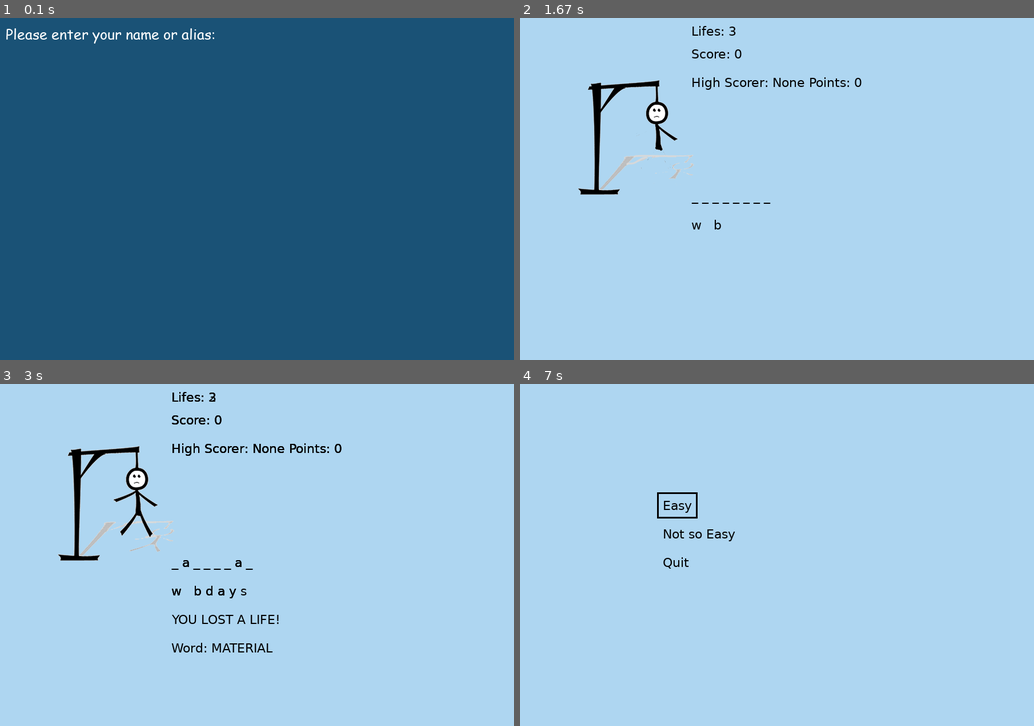
Above: before the commit, frames 1-4 (two rows, left to right).
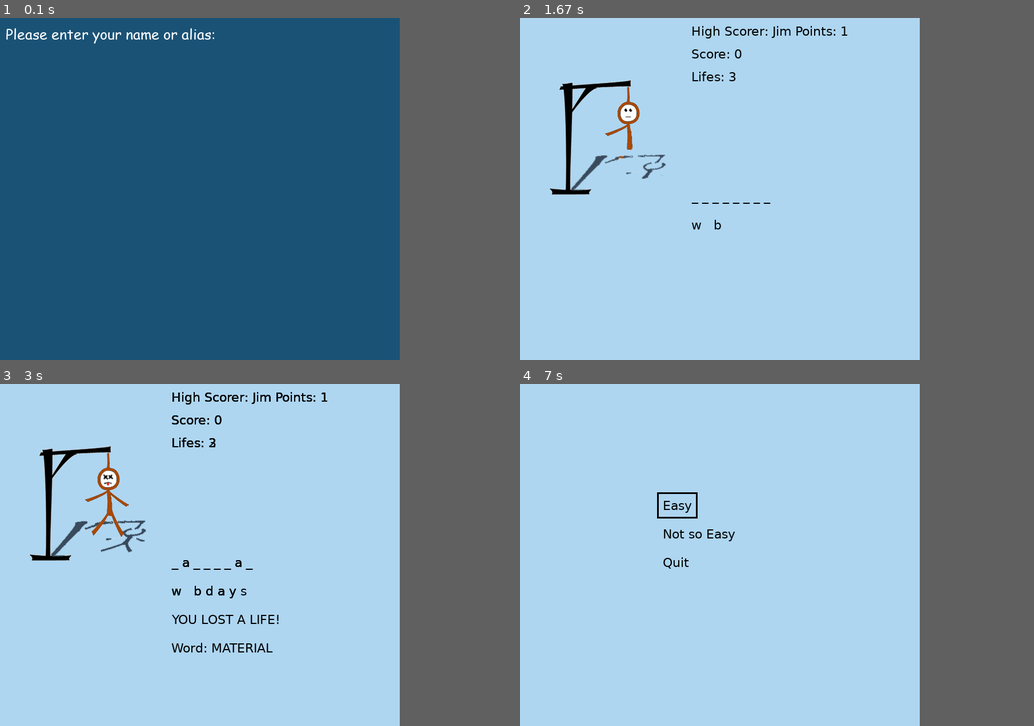
Above: after the commit, the same moments.

Repository: drunagr/Python
Game: pygame game, started from Hangman_Jim_Poly/Hangman_main.py
Same seed, same stepped clock (60 frames per second), same inputs: the game is played once before the commit and once after it.
Inputs:
- Up to frame 1 (0.1 s): no input
- Up to frame 2 (1.67 s): type "ann" at 0.33 s; tap Enter at 0.67, 0.88 s; hold W from 1.22 s (still down); tap Space at 1.28, 1.58 s; tap B at 1.37 s
- Up to frame 3 (3 s): release W at 1.68 s; hold D 1.72-2.18 s; tap Space at 1.78, 2.08, 2.28, 2.58, 2.85 s; hold A 2.22-2.75 s; tap Y at 2.37 s; hold S from 2.78 s (still down); tap B at 2.93 s
- Up to frame 4 (7 s): release S at 3.08 s
The window is 900x600 before the commit and 700x600 after it. Grey fills any space a smaller window leaves; there, only what the larger window draws over its background counts as a difference.

The runs differ from the first frame. In frame 1, only the window size differs. In frame 2, 3.2% of the frame differs, in the area x 5-67%, y 2-52%; in frame 3, 3.7%; in frame 4, only the window size differs.

Commit message:
new images

Diff:
--- a/Hangman_Jim_Poly/Constants_Hangman.py
+++ b/Hangman_Jim_Poly/Constants_Hangman.py
@@ -1,5 +1,5 @@
 # Constants for the game
-WIDTH = 900
+WIDTH = 700
 HEIGHT = 600
 FPS = 60
 
--- a/Hangman_Jim_Poly/Hangman_main.py
+++ b/Hangman_Jim_Poly/Hangman_main.py
@@ -74,7 +74,7 @@
 
     def draw(self):
         # Draw the current hangman image
-        screen.blit(hangman_images[self.hangman_index], (100, 100))
+        screen.blit(hangman_images[self.hangman_index], (50, 100))
 
         # Draw the word
         word_text = " ".join(self.word_guessed)
@@ -98,13 +98,13 @@
         score_text = f"Lifes: {self.lifes}"
         font = pygame.font.Font(FONT, SIZE)
         text = font.render(score_text, True, BLACK)
-        screen.blit(text, (300, 10))
+        screen.blit(text, (300, 90))
 
         # Draw the high score
         high_score_text = f"High Scorer: {self.high_name} Points: {self.high_score}  "
         font = pygame.font.Font(FONT, SIZE)
         text = font.render(high_score_text, True, BLACK)
-        screen.blit(text, (300, 100))
+        screen.blit(text, (300, 10))
 
     def show_game_over_screen(self):
         font = pygame.font.Font(FONT, SIZE)
--- a/Hangman_Jim_Poly/high_score.txt
+++ b/Hangman_Jim_Poly/high_score.txt
@@ -1 +1 @@
-None 0
+Jim 1
Binary file added: Hangman_Jim_Poly/04B_20__.TTF
Binary file changed: Hangman_Jim_Poly/hangman0.png
Binary file changed: Hangman_Jim_Poly/hangman1.png
Binary file changed: Hangman_Jim_Poly/hangman2.png
Binary file changed: Hangman_Jim_Poly/hangman3.png
Binary file changed: Hangman_Jim_Poly/hangman4.png
Binary file changed: Hangman_Jim_Poly/hangman5.png
Binary file changed: Hangman_Jim_Poly/hangman6.png
Binary file added: Hangman_Jim_Poly/images/hangman.png
Binary file added: Hangman_Jim_Poly/images/hangman0.jpg
Binary file added: Hangman_Jim_Poly/images/hangman0.png
Binary file added: Hangman_Jim_Poly/images/hangman1.jpg
(and 11 more such lines)
